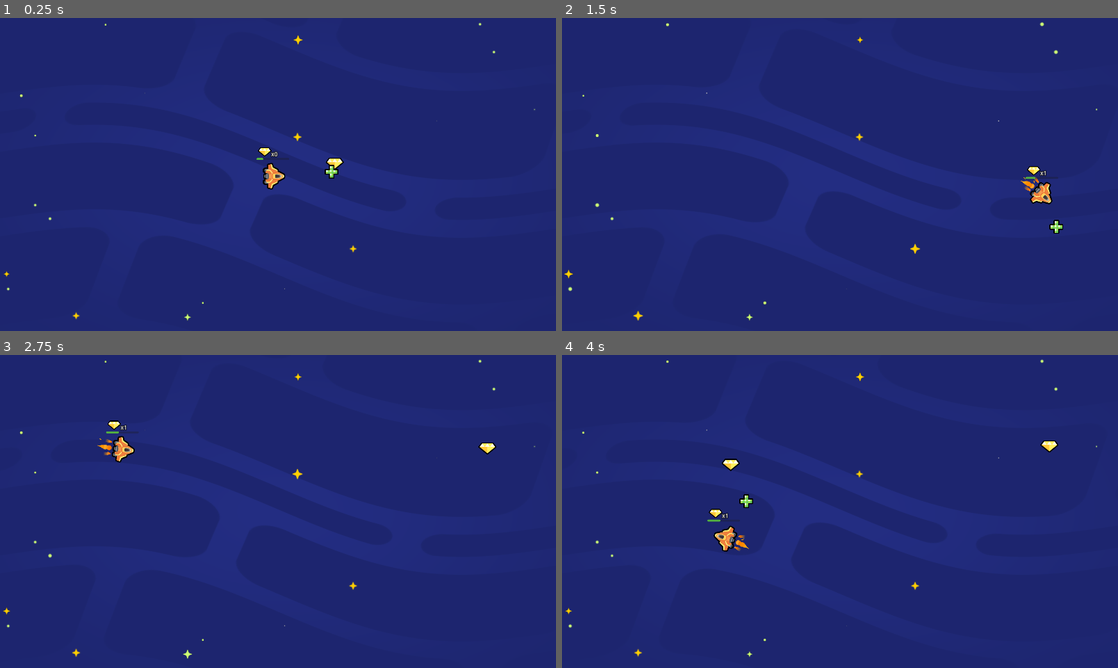
Above: before the commit, frames 1-4 (two rows, left to right).
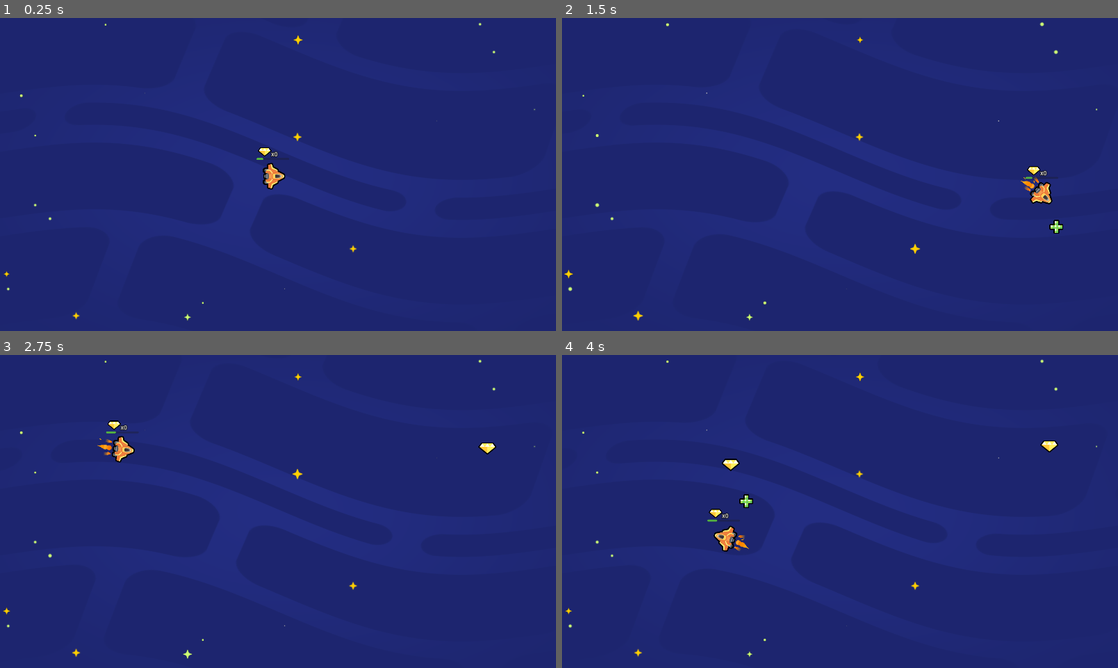
Above: after the commit, the same moments.

Repository: peeryo/2d-GameDev-course
Game: Godot game, scene res://lessons/space_level.tscn
The game is run twice, just before and just after one commit, with the same random seed, the same clock (stepped at 60 frames per second) and the same inputs.
Inputs:
- Up to frame 1 (0.25 s): no input
- Up to frame 2 (1.5 s): hold D (move_right) 0.53-1.28 s; hold S (move_down) from 1.28 s (still down)
- Up to frame 3 (2.75 s): release S (move_down) at 2.03 s; hold D (move_right) from 2.03 s (still down)
- Up to frame 4 (4 s): release D (move_right) at 2.78 s; hold W (move_up) 2.78-3.53 s; hold A (move_left) from 3.53 s (still down)

The runs differ from the first frame. In frame 1, 0.1% of the frame differs, in the area x 58-62%, y 44-52%; in frame 2, less than 0.1%; in frame 3, less than 0.1%; in frame 4, less than 0.1%.

Commit message:
removed gem and health pack nodes

Diff:
--- a/05.loot_it_all_workbook/lessons/space_level.tscn
+++ b/05.loot_it_all_workbook/lessons/space_level.tscn
@@ -1,10 +1,8 @@
-[gd_scene load_steps=6 format=3 uid="uid://btkjymc78ap8d"]
+[gd_scene load_steps=4 format=3 uid="uid://btkjymc78ap8d"]
 
 [ext_resource type="PackedScene" uid="uid://dmv50krf4bo5r" path="res://lessons/ship.tscn" id="2_2j1u5"]
 [ext_resource type="PackedScene" uid="uid://bxfevggvxo634" path="res://assets/background/space_background.tscn" id="3_e6xy1"]
-[ext_resource type="PackedScene" uid="uid://d812bmns6nrd" path="res://lessons/health_pack.tscn" id="3_ewv0d"]
 [ext_resource type="PackedScene" uid="uid://bbqnqew7a7dyv" path="res://lessons/random_item_placer.tscn" id="3_pblpa"]
-[ext_resource type="PackedScene" uid="uid://c068utxg5th0p" path="res://lessons/gem.tscn" id="4_gj5kk"]
 
 [node name="Level" type="Node2D"]
 
@@ -14,9 +12,3 @@
 [node name="SpaceBackground" parent="." instance=ExtResource("3_e6xy1")]
 
 [node name="random_item_placer" parent="." instance=ExtResource("3_pblpa")]
-
-[node name="Gem" parent="." instance=ExtResource("4_gj5kk")]
-position = Vector2(1156, 502)
-
-[node name="HealthPack" parent="." instance=ExtResource("3_ewv0d")]
-position = Vector2(1145, 530)
